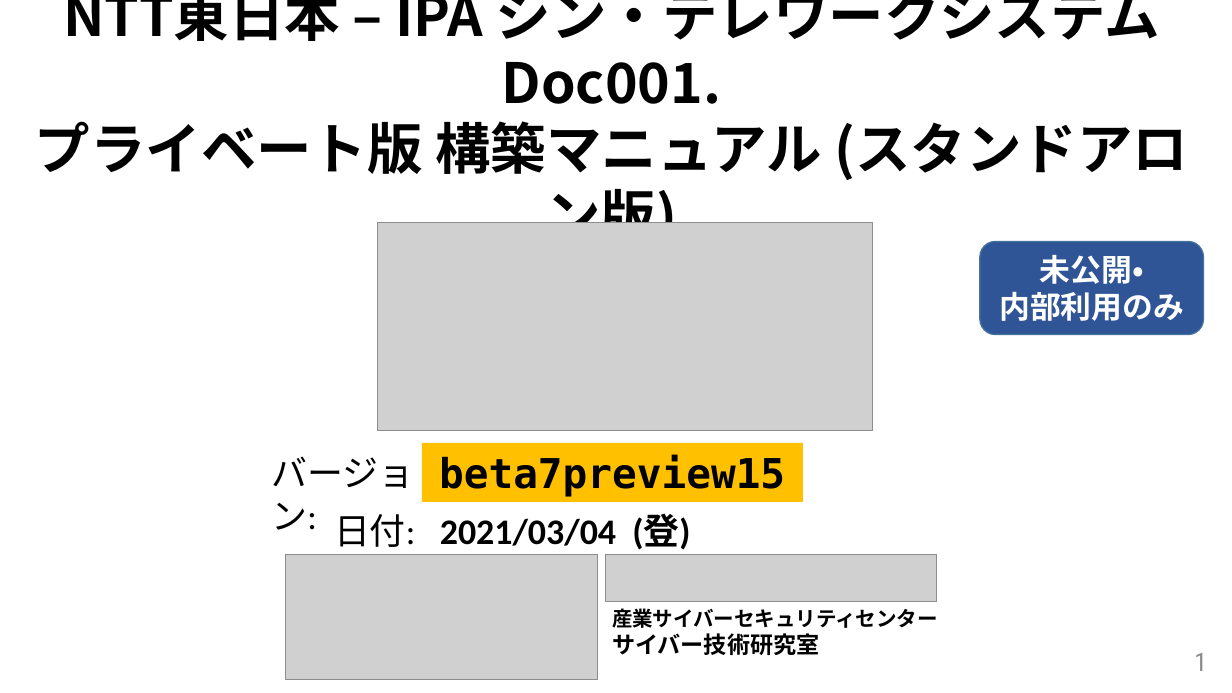
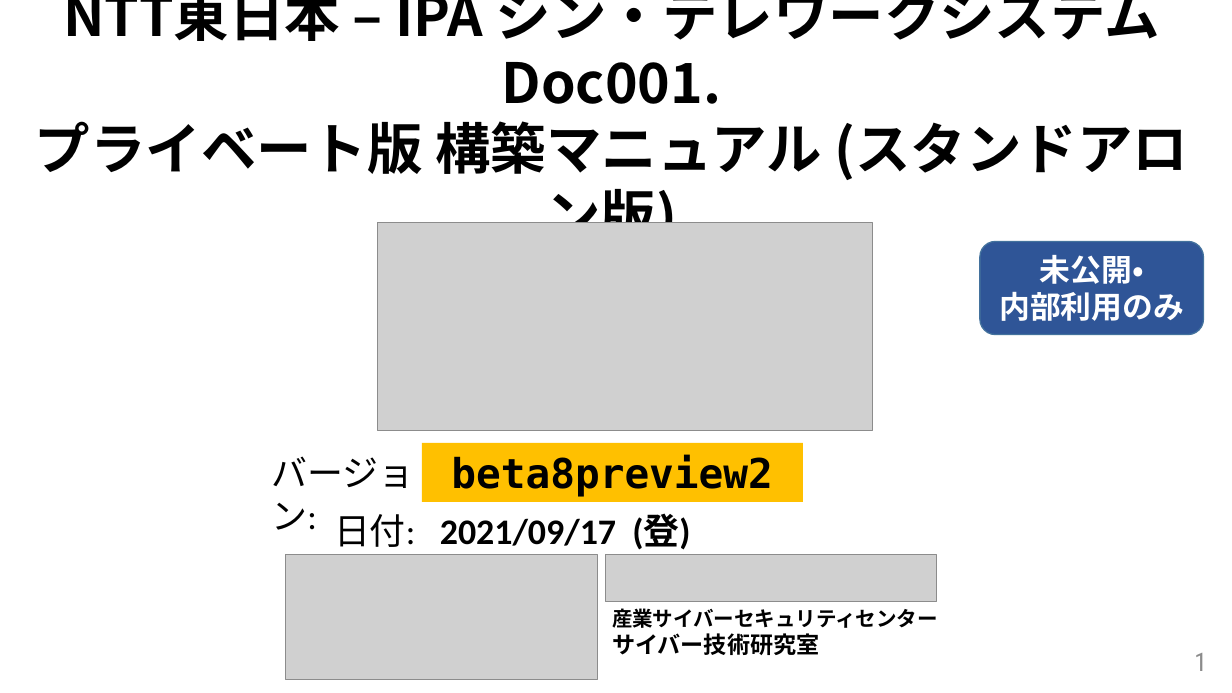
Before and after one commit to IPA-CyberLab/IPA-DN-Docs, a slide deck: slide 1 of Docs/ThinTeleworkSystem/ja/SystemManual/210916 beta8preview2/ThinTele 構築マニュアル (スタンドアロン版).pptx. Drawn at 1232x693 pixels with LibreOffice and Linux fonts; fonts in the diff are those of the drawing; grey boxes stand for pictures. Boxes give left, top, right and bottom in pixels: in the first picture for what was removed or moved away, otherwise in the second. Text is boxed around its words. In the diff, an @@ line names an element or a change of style, - is before the commit and + after.

```diff
--- a/Docs/ThinTeleworkSystem/ja/SystemManual/210916 beta8preview2/ThinTele 構築マニュアル (スタンドアロン版).pptx
+++ b/Docs/ThinTeleworkSystem/ja/SystemManual/210916 beta8preview2/ThinTele 構築マニュアル (スタンドアロン版).pptx
@@ text in rectangle at bbox=[451, 454, 772, 497]: text changed @@
-beta7preview15
+beta8preview2
@@ text at bbox=[334, 514, 690, 550]: text changed @@
-日付: 2021/03/04 (登)
+日付: 2021/09/17 (登)
```
Also in this commit, not shown: 11 other slides changed, 1 slide added.
